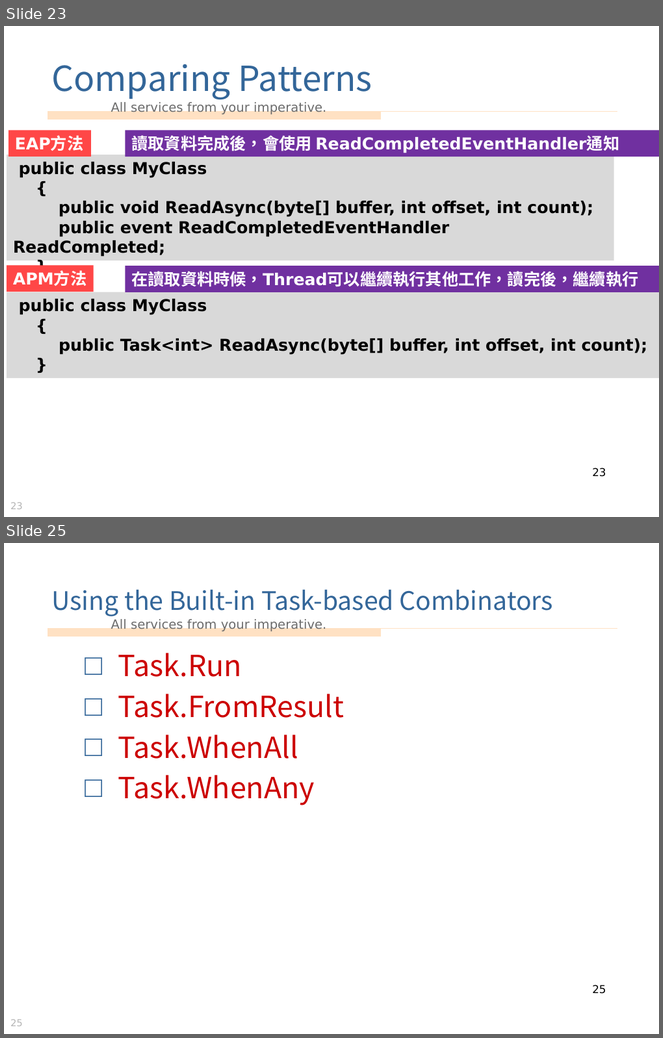
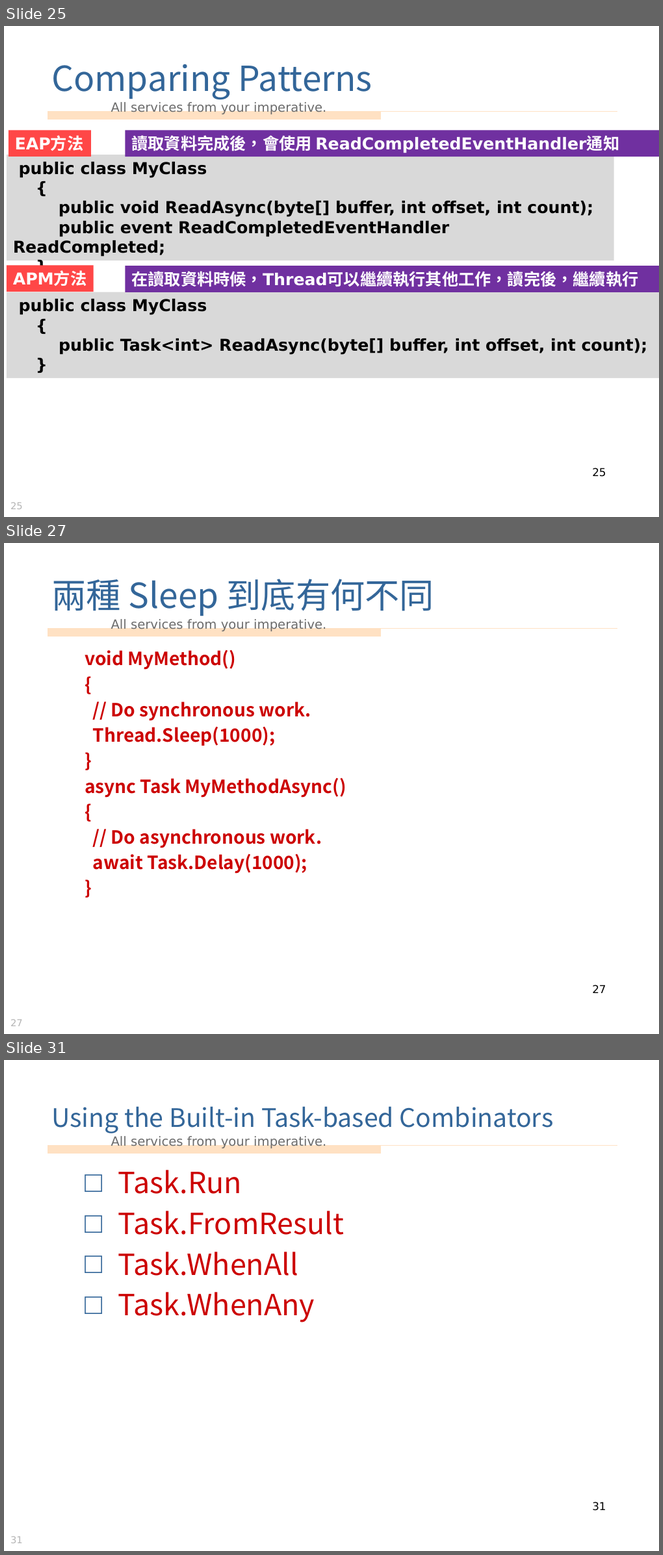
Before and after one commit to vulcanlee/Parallel_Asynchronous_Sample, a slide deck: 多執行緒處理和非同步處理.pptx. Shown one above the other, each under a label of ours: slides 23 and 25 before the commit, slides 25, 27 and 31 after it; the slides between them are not shown. The pictures are 663x1038 and 663x1555 pixels, drawn with LibreOffice and Linux fonts; fonts in the diff are those of the drawing; background and template pictures are left out. Boxes give left, top, right and bottom in pixels: in the first picture for what was removed or moved away, otherwise in the second. Text is boxed around its words. In the diff, an @@ line names an element or a change of style, - is before the commit and + after.

```diff
--- a/多執行緒處理和非同步處理.pptx
+++ b/多執行緒處理和非同步處理.pptx
@@ slide 27 added at (4,543,659,1034), background picture (left out); not listed: 4 template elements that a slide beside it also shows @@
@@ title added at (51,579,434,616), 38 pt, text #336699 @@
+兩種 Sleep 到底有何不同
@@ text added at (85,650,347,874), 20 pt, text #CC0000, bold @@
+void MyMethod()
+{
+// Do synchronous work.
+Thread.Sleep(1000);
+}
+async Task MyMethodAsync()
+{
+// Do asynchronous work.
+await Task.Delay(1000);
+}
@@ page number added at (592,985,606,993), 12 pt, text #000000 @@
+27
@@ what was slide 23 is now slide 25 @@
@@ page number at (592,468,606,477): text changed @@
-23
+25
@@ page number at (10,502,23,510): text changed @@
-23
+25
@@ what was slide 25 is now slide 31 @@
@@ page number at (592,1502,606,1511): text changed @@
-25
+31
@@ page number at (10,1536,23,1544): text changed @@
-25
+31
```
Also in this commit, not shown: 4 slides changed, 5 other slides added, 2 other files.
